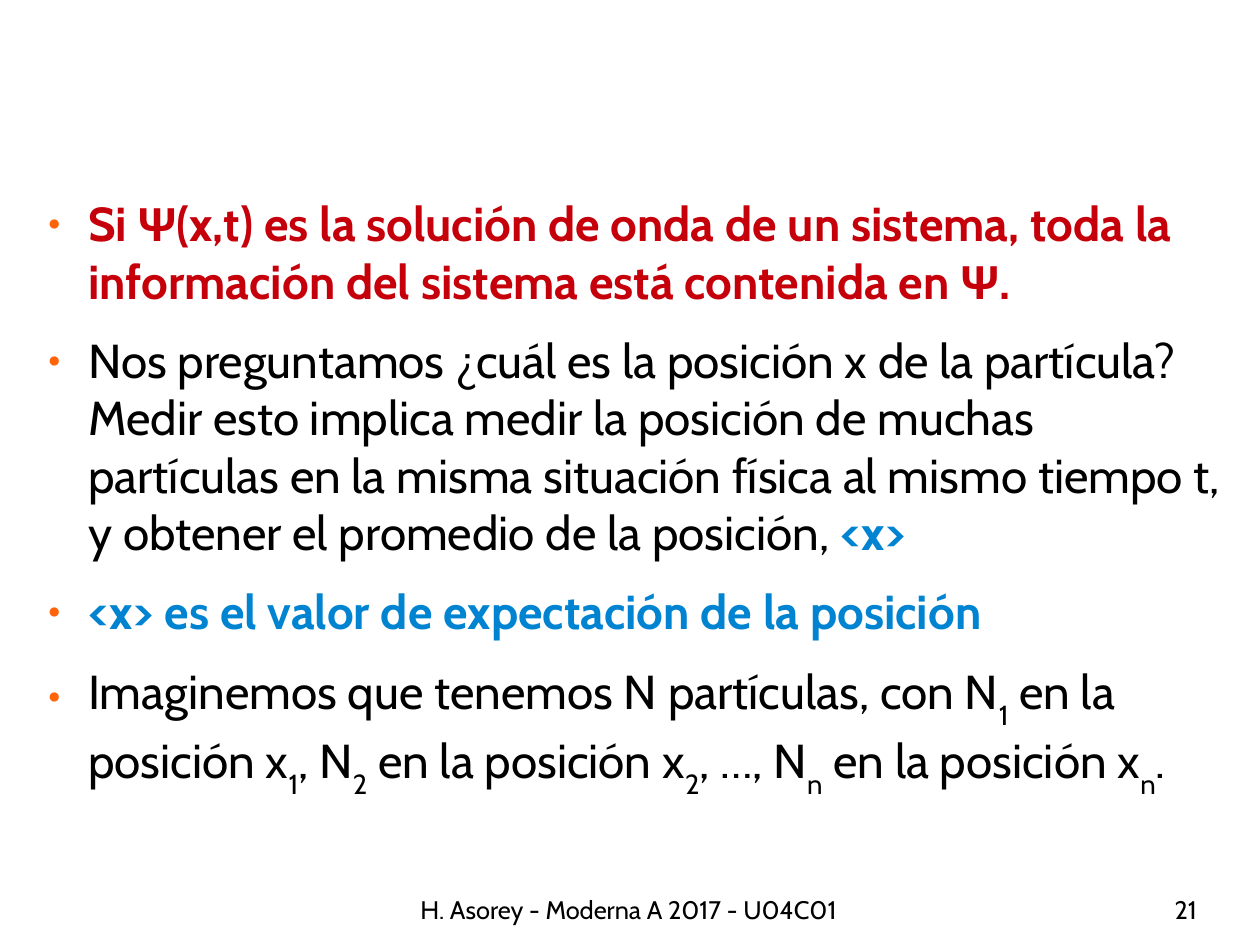
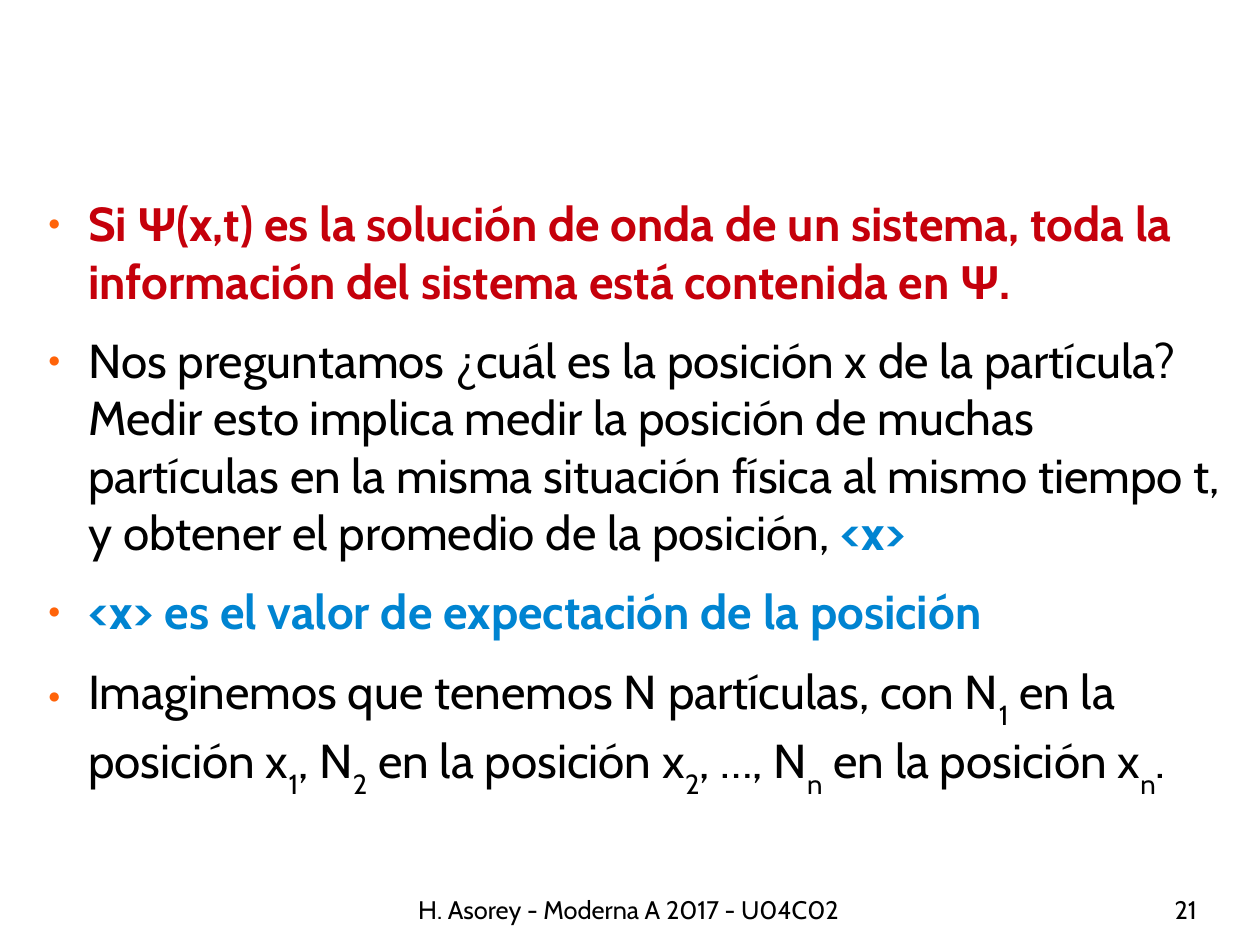
Before and after one commit to asoreyh/unrn-moderna-a, a slide deck: slide 21 of clases/moderna-a-2017-U04C02-1605-barreras.odp. Drawn at 1260x945 pixels with LibreOffice and Linux fonts; fonts in the diff are those of the drawing; background and template pictures are left out. Boxes give left, top, right and bottom in pixels: in the first picture for what was removed or moved away, otherwise in the second. Text is boxed around its words. In the diff, an @@ line names an element or a change of style, - is before the commit and + after.

```diff
--- a/clases/moderna-a-2017-U04C02-1605-barreras.odp
+++ b/clases/moderna-a-2017-U04C02-1605-barreras.odp
@@ text at bbox=[418, 900, 839, 925]: text changed @@
-H. Asorey - Moderna A 2017 - U04C01
+H. Asorey - Moderna A 2017 - U04C02
```
Also in this commit, not shown: 24 other slides changed, 2 other files.
